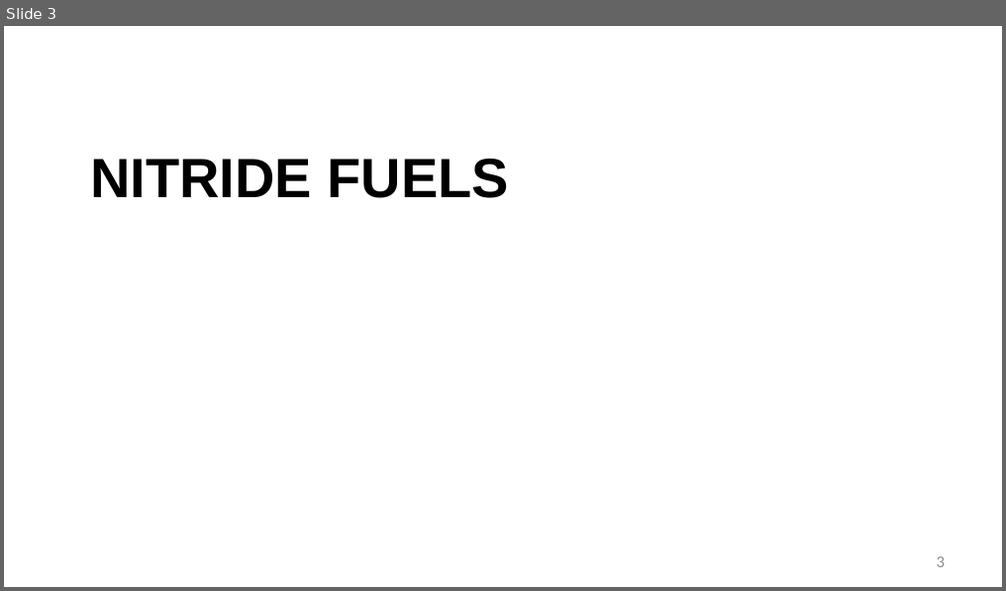
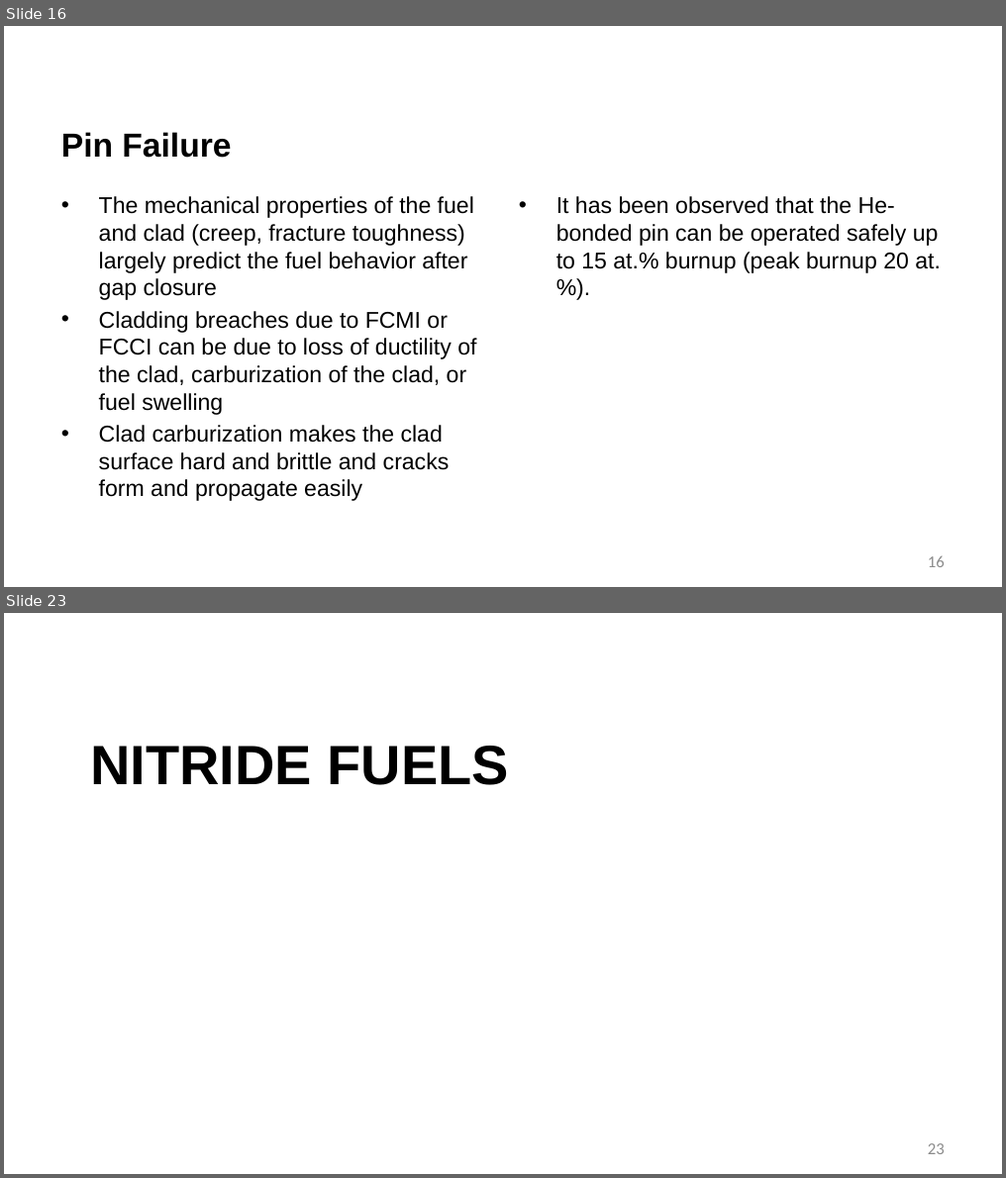
Before and after one commit to benbeeler/TEACHING, a slide deck: Advanced Reactor Materials/Fall2025/Lec16_carbide_nitride.pptx. Shown one above the other, each under a label of ours: slide 3 before the commit, slides 16 and 23 after it; the slides between them are not shown. The pictures are 1006x591 and 1006x1178 pixels, drawn with LibreOffice and Linux fonts; fonts in the diff are those of the drawing; background and template pictures are left out. Boxes give left, top, right and bottom in pixels: in the first picture for what was removed or moved away, otherwise in the second. Text is boxed around its words. In the diff, an @@ line names an element or a change of style, - is before the commit and + after.

```diff
--- a/Advanced Reactor Materials/Fall2025/Lec16_carbide_nitride.pptx
+++ b/Advanced Reactor Materials/Fall2025/Lec16_carbide_nitride.pptx
@@ slide 16 added at [4, 26, 1002, 587], background #FFFFFF @@
@@ title added at [61, 132, 231, 158], 32 pt, text #000000, bold @@
+Pin Failure
@@ text added at [99, 196, 476, 501], 22 pt, text #000000 @@
+• The mechanical properties of the fuel and clad (creep, fracture toughness) largely predict the fuel behavior after gap closure
+• Cladding breaches due to FCMI or FCCI can be due to loss of ductility of the clad, carburization of the clad, or fuel swelling
+• Clad carburization makes the clad surface hard and brittle and cracks form and propagate easily
@@ text added at [556, 196, 941, 274], 22 pt, text #000000 @@
+• It has been observed that the He-bonded pin can be operated safely up to 15 at.% burnup (peak burnup 20 at.%).
@@ page number added at [928, 557, 944, 568], 16 pt, text #8C8C8C @@
+16
@@ what was slide 3 is now slide 23 @@
@@ page number at [928, 1144, 944, 1155]: text changed @@
-3
+23
```
Also in this commit, not shown: 2 slides changed, 18 other slides added, 7 slides removed, 15 other files.
